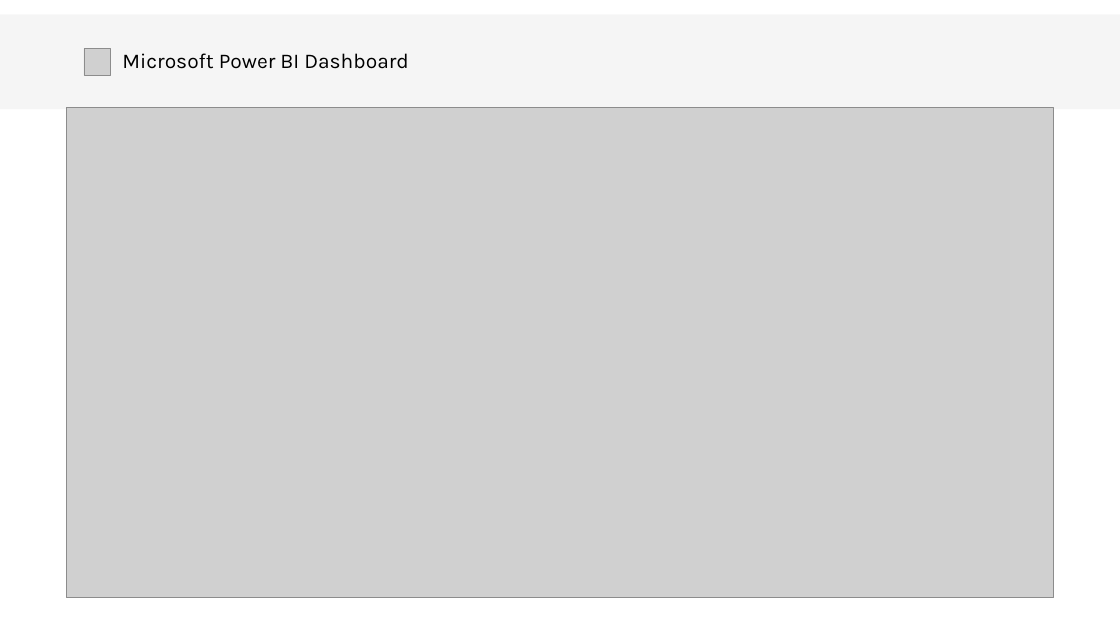
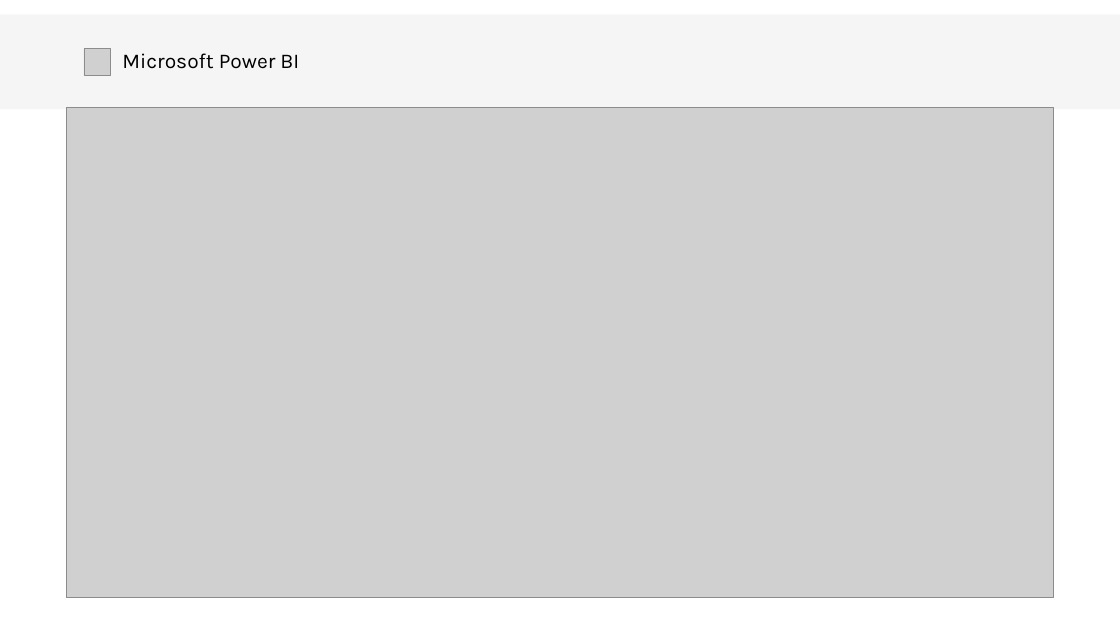
Before and after one commit to kirankrch24/MSc-Project, a slide deck: slide 4 of Presentation and Demo/Presentation.pptx. Drawn at 1120x630 pixels with LibreOffice and Linux fonts; fonts in the diff are those of the drawing; grey boxes stand for pictures. Boxes give left, top, right and bottom in pixels: in the first picture for what was removed or moved away, otherwise in the second. Text is boxed around its words. In the diff, an @@ line names an element or a change of style, - is before the commit and + after.

```diff
--- a/Presentation and Demo/Presentation.pptx
+++ b/Presentation and Demo/Presentation.pptx
@@ title at <box>122,53,299,69</box>: text changed @@
-Microsoft Power BI Dashboard
+Microsoft Power BI
```
Also in this commit, not shown: 11 other files.
